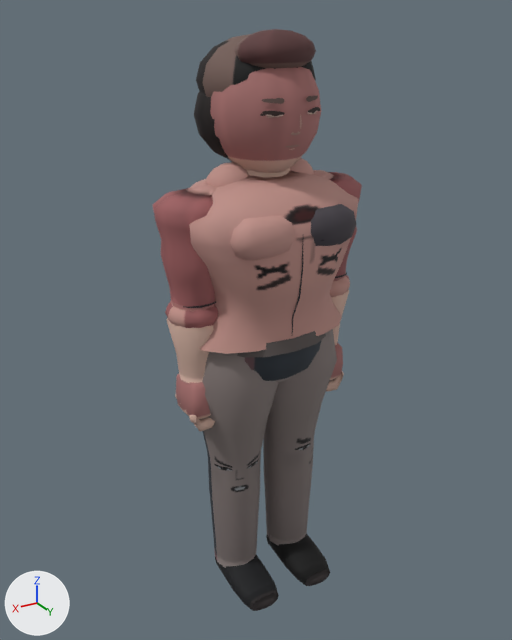
Two versions of the glTF model assets/roster/models/kimtaeha_a.glb, one commit apart.
One viewpoint serves both versions: a 50 mm camera at (1.164, 1.897, 1.963) aimed at (0.01, -0.027, 1.001). The axes (+X, +Y, +Z) are drawn at lower left. The lights are the same throughout. The picture after the commit comes second. Vertices at exactly the same position are counted once.

The first picture shows 'Body'.
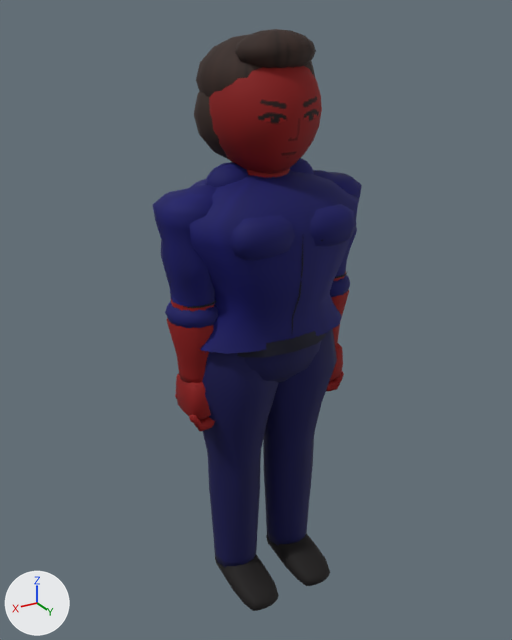
Boxes [x1, y1, x2, y2] around the edits, measured in the pictures (512 x 640 px; the box of a moved part takes in the faces that stretch with it):
part 1 of me_mesh_0, deleted: before [260, 96, 320, 150]
part 2 of me_mesh_0, moved or reshaped: before [210, 67, 321, 173]; after [209, 66, 322, 174]
part 3 of me_mesh_0, surface changed (darker): [153, 29, 362, 611] in both

Edits to the bpy script that builds the scene:
```text
Change me_mesh_0:
    used by ob_body; location = (0.0, 0.0, 0.0)
    remove me_mesh_0.from_pydata(...)  # 4249 vertices, 7794 faces; spans x -0.37..0.37, y -0.23..0.24, z -0.03..1.93
    add me_mesh_0.from_pydata(...)  # 3579 vertices, 6738 faces; spans x -0.37..0.37, y -0.23..0.24, z -0.03..1.93
    me_mesh_0 part 1: 15 loose pieces with 645 vertices, spanning x -0.1..0.1, y 0.15..0.18, z 1.6..1.75, are deleted
    me_mesh_0 part 2: 48 vertices moved from x -0.13..0.12, y -0.14..0.17, z 1.5..1.74 to x -0.09..0.09, y -0.11..0.17, z 1.5..1.74; 300 vertices removed from x -0.17..0.17, y -0.17..0.17, z 1.5..1.88; 275 vertices added at x -0.17..0.18, y -0.17..0.17, z 1.49..1.88
    me_mesh_0 part 3: 6145 kept faces spanning x -0.37..0.37, y -0.23..0.24, z -0.03..1.93 get new texture (UV) coordinates
```
